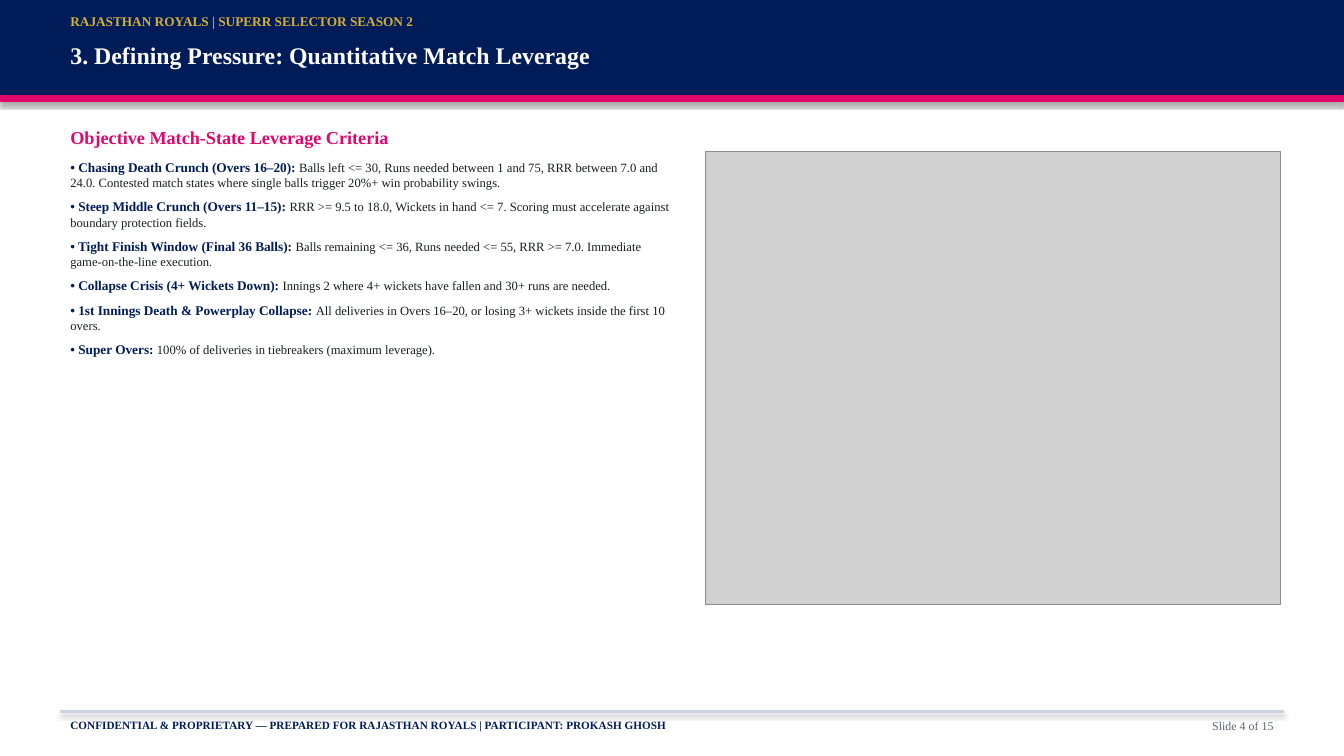
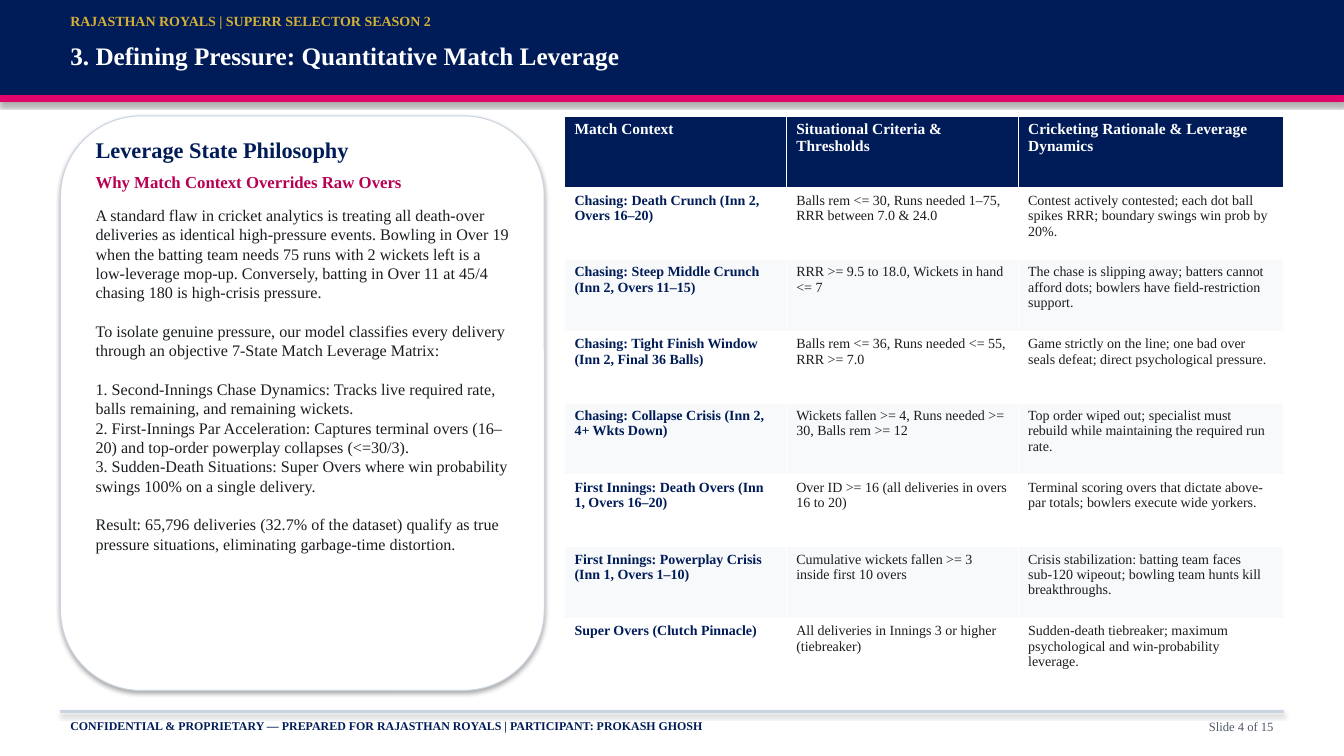
Before and after one commit to prokashghosh996-png/RR-supeRR-selector-2027, a slide deck: slide 4 of SupeRR_Selector_Season_2_RR_IPL_2027_Auction_Strategy.pptx. Drawn at 1344x756 pixels with LibreOffice and Linux fonts; fonts in the diff are those of the drawing; grey boxes stand for pictures. Boxes give left, top, right and bottom in pixels: in the first picture for what was removed or moved away, otherwise in the second. Text is boxed around its words. In the diff, an @@ line names an element or a change of style, - is before the commit and + after.

```diff
--- a/SupeRR_Selector_Season_2_RR_IPL_2027_Auction_Strategy.pptx
+++ b/SupeRR_Selector_Season_2_RR_IPL_2027_Auction_Strategy.pptx
@@ text "RAJASTHAN ROYALS | SUPERR SELECTOR ..." at [70, 16, 431, 26]: size 9.5 to 10 pt @@
@@ text "3. Defining Pressure: Quantitative Match ..." at [70, 47, 619, 71]: size 17 to 18 pt @@
@@ rounded rectangle added at [60, 116, 544, 691], fill #FFFFFF, outline #CBD5E1 0.75 pt @@
@@ table added at [565, 116, 1284, 691], 8 rows, 3 columns @@
+Match Context | Situational Criteria & Thresholds | Cricketing Rationale & Leverage Dynamics
+Chasing: Death Crunch (Inn 2, Overs 16–20) | Balls rem <= 30, Runs needed 1–75, RRR between 7.0 & 24.0 | Contest actively contested; each dot ball spikes RRR; boundary swings win prob by 20%.
+Chasing: Steep Middle Crunch (Inn 2, Overs 11–15) | RRR >= 9.5 to 18.0, Wickets in hand <= 7 | The chase is slipping away; batters cannot afford dots; bowlers have field-restriction support.
+Chasing: Tight Finish Window (Inn 2, Final 36 Balls) | Balls rem <= 36, Runs needed <= 55, RRR >= 7.0 | Game strictly on the line; one bad over seals defeat; direct psychological pressure.
+Chasing: Collapse Crisis (Inn 2, 4+ Wkts Down) | Wickets fallen >= 4, Runs needed >= 30, Balls rem >= 12 | Top order wiped out; specialist must rebuild while maintaining the required run rate.
+First Innings: Death Overs (Inn 1, Overs 16–20) | Over ID >= 16 (all deliveries in overs 16 to 20) | Terminal scoring overs that dictate above-par totals; bowlers execute wide yorkers.
+First Innings: Powerplay Crisis (Inn 1, Overs 1–10) | Cumulative wickets fallen >= 3 inside first 10 overs | Crisis stabilization: batting team faces sub-120 wipeout; bowling team hunts kill breakthroughs.
+Super Overs (Clutch Pinnacle) | All deliveries in Innings 3 or higher (tiebreaker) | Sudden-death tiebreaker; maximum psychological and win-probability leverage.
@@ text removed at [70, 131, 669, 357] @@
-Objective Match-State Leverage Criteria
-• Chasing Death Crunch (Overs 16–20): Balls left <= 30, Runs needed between 1 and 75, RRR between 7.0 and 24.0. Contested match states where single balls trigger 20%+ win probability swings.
-• Steep Middle Crunch (Overs 11–15): RRR >= 9.5 to 18.0, Wickets in hand <= 7. Scoring must accelerate against boundary protection fields.
-• Tight Finish Window (Final 36 Balls): Balls remaining <= 36, Runs needed <= 55, RRR >= 7.0. Immediate game-on-the-line execution.
-• Collapse Crisis (4+ Wickets Down): Innings 2 where 4+ wickets have fallen and 30+ runs are needed.
-• 1st Innings Death & Powerplay Collapse: All deliveries in Overs 16–20, or losing 3+ wickets inside the first 10 overs.
-• Super Overs: 100% of deliveries in tiebreakers (maximum leverage).
@@ text added at [96, 142, 509, 554], 11.5 pt, text #1A1D20 @@
+Leverage State Philosophy
+Why Match Context Overrides Raw Overs
+A standard flaw in cricket analytics is treating all death-over deliveries as identical high-pressure events. Bowling in Over 19 when the batting team needs 75 runs with 2 wickets left is a low-leverage mop-up. Conversely, batting in Over 11 at 45/4 chasing 180 is high-crisis pressure.
+To isolate genuine pressure, our model classifies every delivery through an objective 7-State Match Leverage Matrix:
+1. Second-Innings Chase Dynamics: Tracks live required rate, balls remaining, and remaining wickets.
+2. First-Innings Par Acceleration: Captures terminal overs (16–20) and top-order powerplay collapses (<=30/3).
+3. Sudden-Death Situations: Super Overs where win probability swings 100% on a single delivery.
+Result: 65,796 deliveries (32.7% of the dataset) qualify as true pressure situations, eliminating garbage-time distortion.
@@ picture removed at [706, 151, 1280, 605] @@
@@ text "CONFIDENTIAL & PROPRIETARY — PREPARED ..." at [70, 722, 703, 730]: size 8 to 8.5 pt @@
@@ text "Slide 4 of 15" at [1209, 722, 1274, 731]: size 8.5 to 9 pt, text colour #5A6472 to #505A69 @@
```
Also in this commit, not shown: 14 other slides changed, 5 other files.
